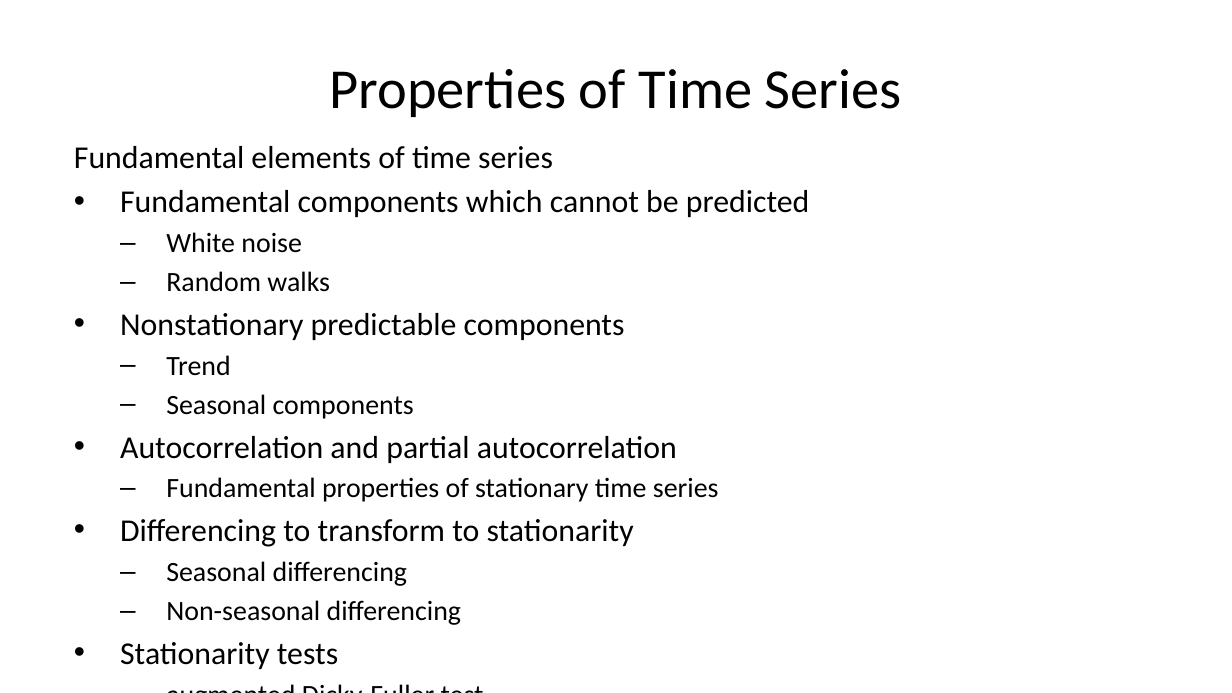
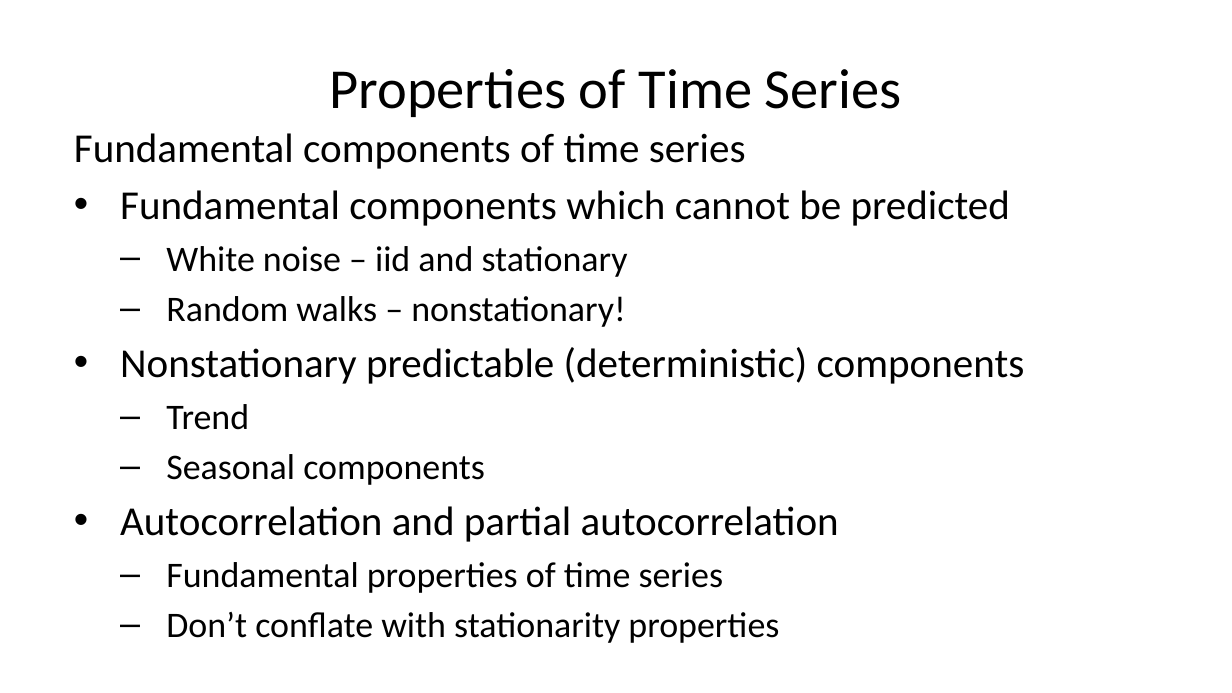
Before and after one commit to StephenElston/CSCI-E-83, a slide deck: slide 4 of LectureSlides/13_BasicTimeSeriesModels.pptx (slide 5 before the commit). Drawn at 1232x693 pixels with LibreOffice and Linux fonts; fonts in the diff are those of the drawing. Boxes give left, top, right and bottom in pixels: in the first picture for what was removed or moved away, otherwise in the second. Text is boxed around its words. In the diff, an @@ line names an element or a change of style, - is before the commit and + after.

Commit message:
Typo corrections from lecture

```diff
--- a/LectureSlides/13_BasicTimeSeriesModels.pptx
+++ b/LectureSlides/13_BasicTimeSeriesModels.pptx
@@ text "Fundamental components of time series": place and size @@
-text "Fundamental components of time series" at bbox=[74, 146, 809, 669]
+text "Fundamental components of time series" at bbox=[74, 133, 1025, 643]
@@ text at bbox=[74, 133, 746, 169]: text changed; size 18.6 to 24 pt @@
-Fundamental elements of time series
+Fundamental components of time series
@@ text at bbox=[120, 190, 1010, 542]: size 18.6 to 24 pt in "Fundamental components which cannot be predicted", "Autocorrelation and partial autocorrelation"; size 16.3 to 21 pt in "Trend", "Seasonal components"; more space between paragraphs @@
@@ text at bbox=[120, 246, 1025, 384]: text changed; size 18.6 to 21 pt @@
-  – White noise
-  – Random walks
-• Nonstationary predictable components
+  – White noise – iid and stationary
+  – Random walks – nonstationary!
+• Nonstationary predictable (deterministic) components
@@ text at bbox=[166, 562, 779, 643]: text changed; size 16.3 to 21 pt @@
-  – Fundamental properties of stationary time series
-• Differencing to transform to stationarity
-  – Seasonal differencing
-  – Non-seasonal differencing
-• Stationarity tests
-  – augmented Dicky-Fuller test
-  – KPSS test
+  – Fundamental properties of time series
+  – Don’t conflate with stationarity properties
```
Also in this commit, not shown: 8 other slides changed, 3 slides added, 2 slides removed.
